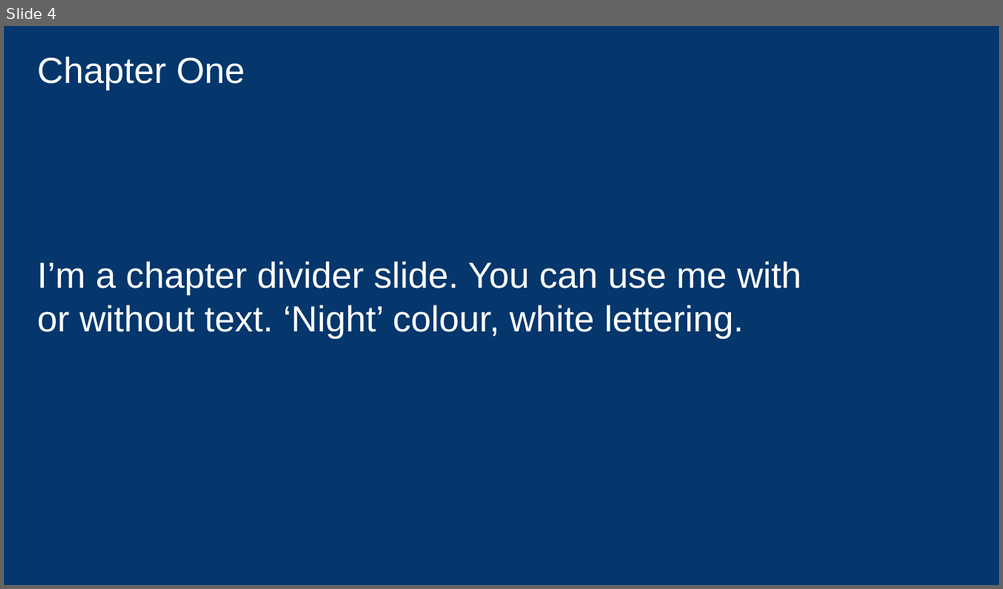
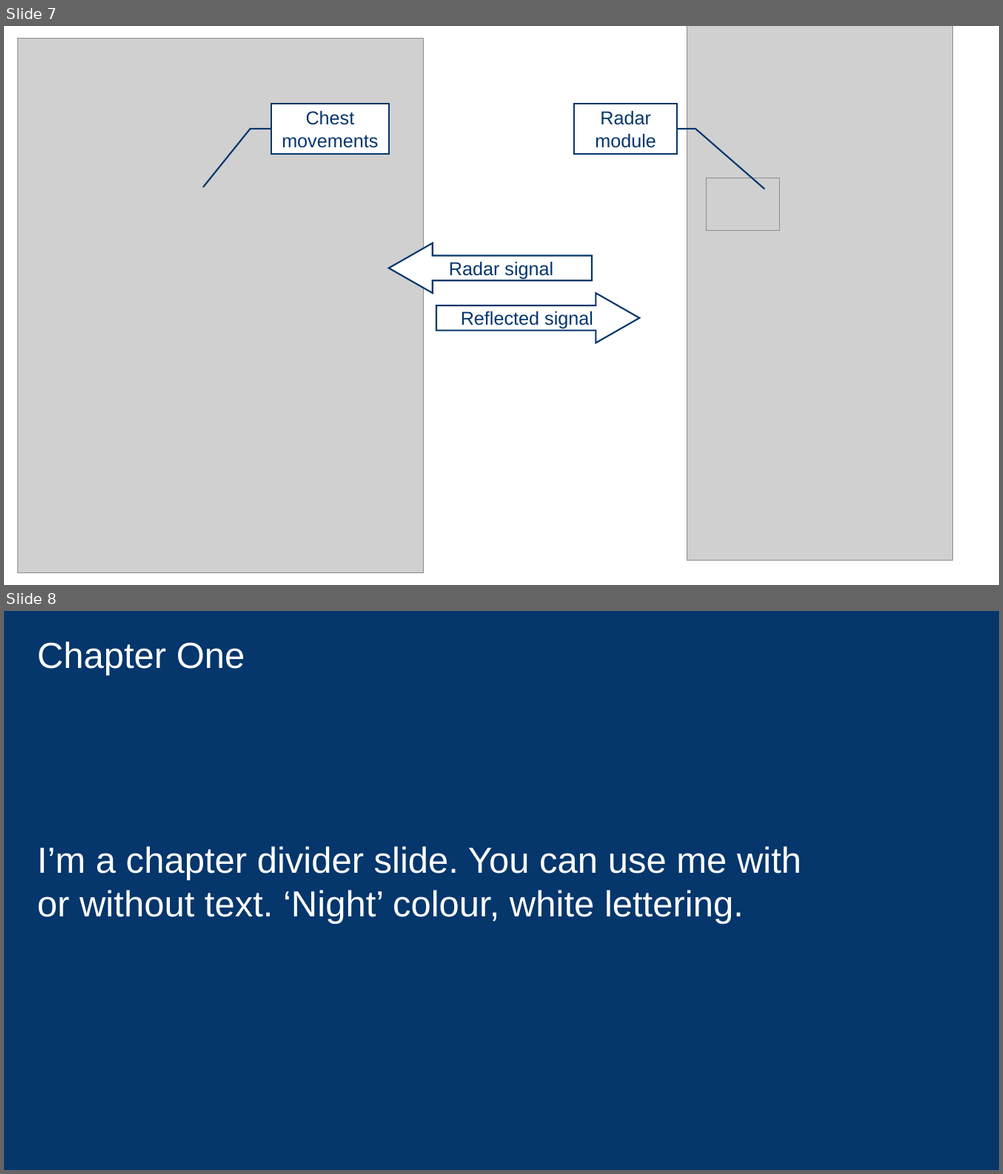
Before and after one commit to Tommy270502/PM4, a slide deck: 6_Video Presentation/PM4_VideoPresentation.pptx. Shown one above the other, each under a label of ours: slide 4 before the commit, slides 7 and 8 after it. The pictures are 1003x589 and 1003x1174 pixels, drawn with LibreOffice and Linux fonts; fonts in the diff are those of the drawing; grey boxes stand for pictures; background and template pictures are left out. Boxes give left, top, right and bottom in pixels: in the first picture for what was removed or moved away, otherwise in the second. Text is boxed around its words. In the diff, an @@ line names an element or a change of style, - is before the commit and + after.

```diff
--- a/6_Video Presentation/PM4_VideoPresentation.pptx
+++ b/6_Video Presentation/PM4_VideoPresentation.pptx
@@ slide 7 added at <box>4,26,999,585</box>, background #FFFFFF @@
@@ picture added at <box>18,39,424,574</box> @@
@@ picture added at <box>18,39,424,574</box> @@
@@ picture added at <box>687,26,952,561</box> @@
@@ border callout added at <box>271,104,388,153</box>, fill #FFFFFF, outline #05366C 1.5 pt, 18 pt, text #05366C @@
+Chest movements
@@ border callout added at <box>574,104,677,153</box>, fill #FFFFFF, outline #05366C 1.5 pt, 18 pt, text #05366C @@
+Radar module
@@ picture added at <box>706,178,780,230</box> @@
@@ right arrow added at <box>389,243,592,293</box>, fill #FFFFFF, outline #05366C 1.5 pt, 18 pt, text #05366C @@
+Radar signal
@@ right arrow added at <box>436,293,639,343</box>, fill #FFFFFF, outline #05366C 1.5 pt, 18 pt, text #05366C @@
+Reflected signal
@@ what was slide 4 is now slide 8 @@
```
Also in this commit, not shown: 4 other slides added, 7 slides removed, 2 other files.
